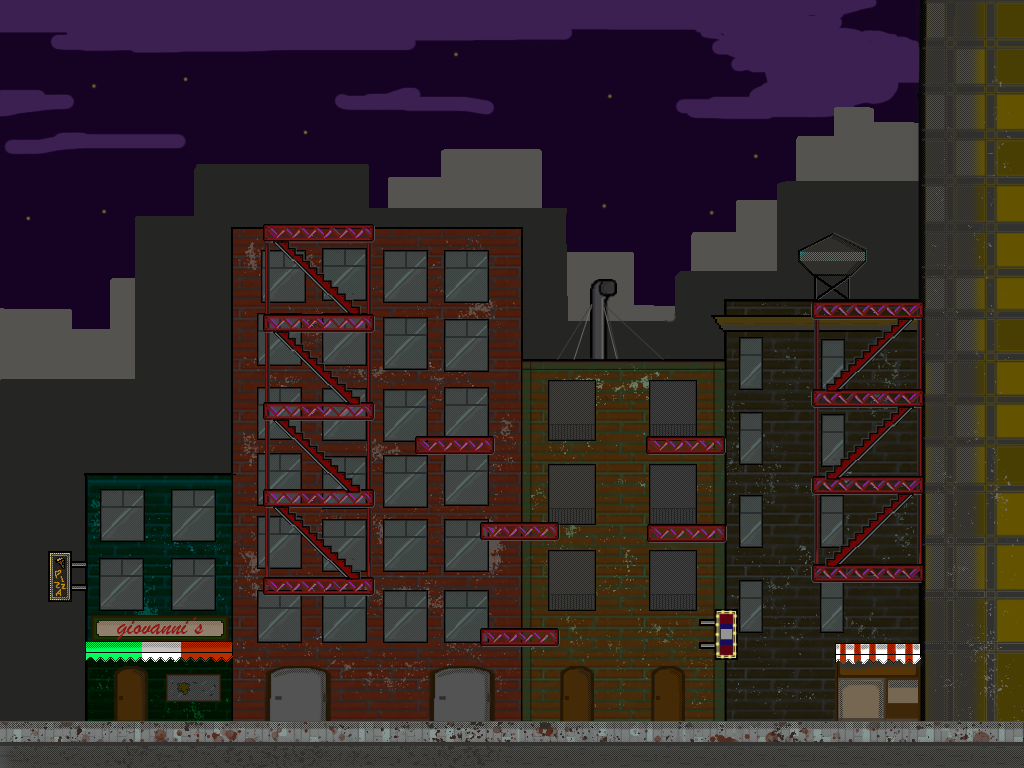
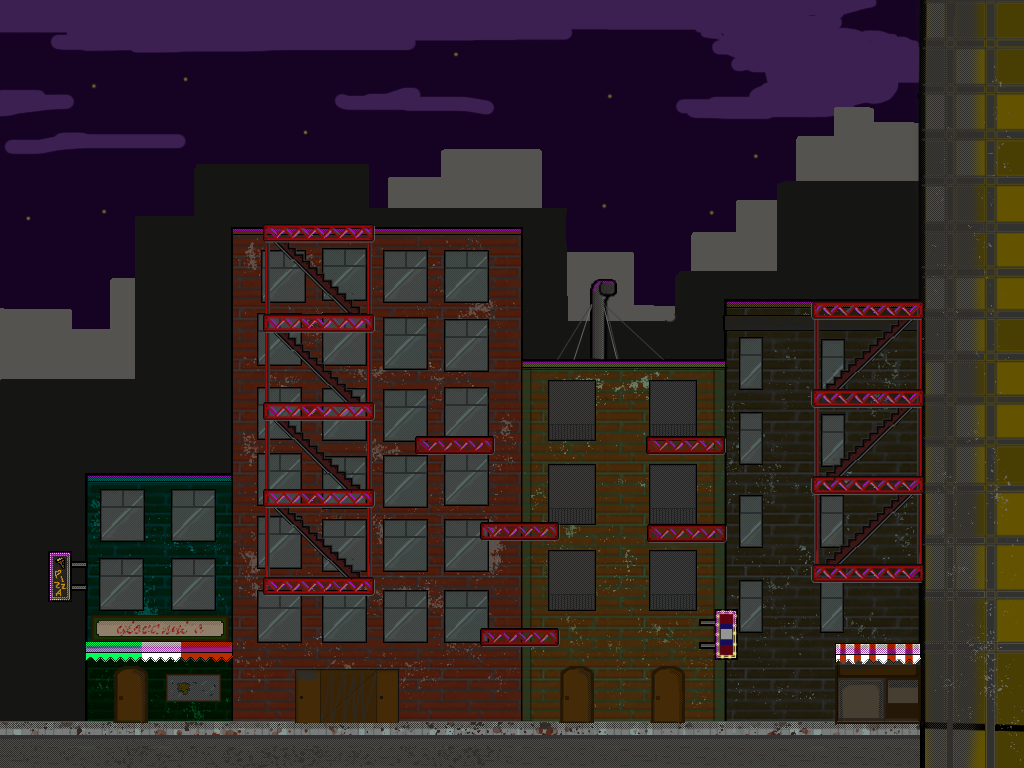
Before/after of a 1024 x 768 layered artwork. What changed in the layer stack:
renamed "escalera D" to "techoBpixel", hid it, moved it out of group "escalera L", painted on it over (231, 224, 523, 328)
removed layer "tabla 2 D" from group "escalera L" over (263, 224, 383, 314)
removed layer "escalera C" (2nd of 2, in "escalera L") from group "escalera L" over (266, 314, 373, 419)
removed layer "escalera B" (2nd of 2, in "escalera L") from group "escalera L" over (266, 402, 373, 507)
removed layer "escalera" (2nd of 2, in "escalera L") from group "escalera L" over (266, 489, 373, 594)
removed layer "barra 1" (2nd of 2, in "escalera L") from group "escalera L" over (269, 238, 372, 583)
removed group "balcones" (6 layers) over (548, 381, 697, 610)
renamed "plataforma" to "plataformas", painted on it over (263, 224, 924, 649)
removed group "escalera R" (9 layers) over (786, 301, 924, 583)
renamed "balcon generico" to "balcones", moved it out of group "balcones", painted on it over (548, 381, 697, 610)
renamed "escalera C" to "escaleras", moved it out of group "escalera R", painted on it over (266, 224, 921, 594)
removed layer "tabla 2 C" (1st of 2, in "escalera R") from group "escalera R" over (803, 301, 924, 391)
removed layer "escalera B" (1st of 2, in "escalera R") from group "escalera R" over (813, 389, 921, 494)
removed layer "escalera" (1st of 2, in "escalera R") from group "escalera R" over (813, 476, 921, 581)
removed layer "barra 1" (1st of 2, in "escalera R") from group "escalera R" over (814, 305, 918, 570)
removed group "escalera L" (11 layers) over (263, 224, 400, 596)
painted on "cartel C" over (88, 476, 737, 661)
painted on "puerta B1" over (263, 666, 451, 724)
moved "suelo" into group "edificio fondo", painted on it over (0, 721, 1024, 768)
painted on "edificio relleno" over (84, 229, 924, 482)
painted on "parallax" over (0, 164, 1024, 768)
…and 27 more changes (9 painted, 18 removed, 1 stack, 2 visibility)
